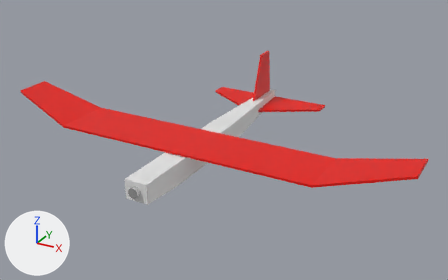
Two versions of the Blender file Art/Aircraft.blend, one commit apart.
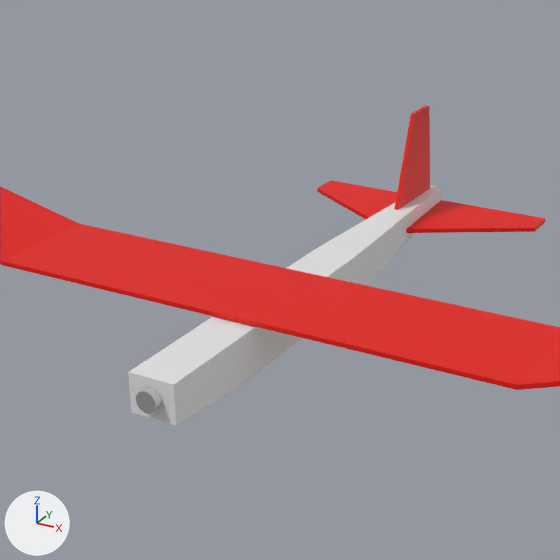
Old and new are each drawn whole from a 50 mm camera at (0.639, -0.988, 0.553) aimed at (0.022, 0.135, -0.008) and again close up on the part from 14% to 74% of the width and 0% to 96% of the height. The lights are fixed; the arrows at lower left show +X, +Y and +Z.

Script lines for the objects in view, before the commit:
```python
me_plane = bpy.data.meshes.new('Plane')
me_plane.from_pydata([(0.9, -4.4, 0.0), (-0.9, -4.4, 0.0), (15.0, 7.5, 0.0), (-15.0, 7.5, 0.0), (15.0, 3.9, 0.0), (-15.0, 3.9, 0.0)], [], [(4, 5, 3, 2), (0, 1, 5, 4)])
me_plane.materials.append(mat_bright)  # red #e70f00
me_plane_001 = bpy.data.meshes.new('Plane.001')
me_plane_001.from_pydata([(0.0, -0.34, 2.84), (0.0, -5.0, -10.0), (0.0, 3.83, 2.84), (0.0, 5.0, -10.0)], [], [(0, 1, 3, 2)])
me_plane_001.materials.append(mat_bright)  # red #e70f00
me_plane_002 = bpy.data.meshes.new('Plane.002')
me_plane_002.from_pydata([(0.0, -6.5, 0.0), (47.0, -1.6, 3.9), (0.0, 6.5, 0.0), (47.0, 6.5, 3.9), (29.6, -6.5, 0.0), (29.6, 6.5, 0.0)], [], [(4, 1, 3, 5), (0, 4, 5, 2)])
me_plane_002.materials.append(mat_bright)  # red #e70f00
ob_horizontal_stab = bpy.data.objects.new('Horizontal Stab', me_plane)
ob_horizontal_stab.location = (0.0, 0.361, -0.005)
ob_horizontal_stab.scale = (0.01, 0.01, 0.01)
_m = ob_horizontal_stab.modifiers.new('Solidify', 'SOLIDIFY')
_m.thickness = 0.5
ob_vertical_stab = bpy.data.objects.new('Vertical Stab', me_plane_001)
ob_vertical_stab.location = (0.0, 0.376, 0.098)
ob_vertical_stab.scale = (0.01, 0.01, 0.01)
_m = ob_vertical_stab.modifiers.new('Solidify', 'SOLIDIFY')
_m.thickness = 0.5
ob_wing = bpy.data.objects.new('Wing', me_plane_002)
ob_wing.location = (0.0, 0.033, 0.024)
ob_wing.scale = (0.01, 0.01, 0.01)
_m = ob_wing.modifiers.new('Solidify', 'SOLIDIFY')
_m.thickness = 0.5
_m = ob_wing.modifiers.new('Mirror', 'MIRROR')
# also in view: 'Fuselage' at (0.0, 0.133, -0.007)
```
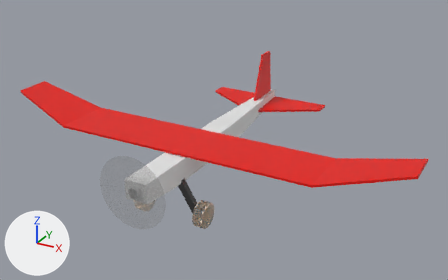
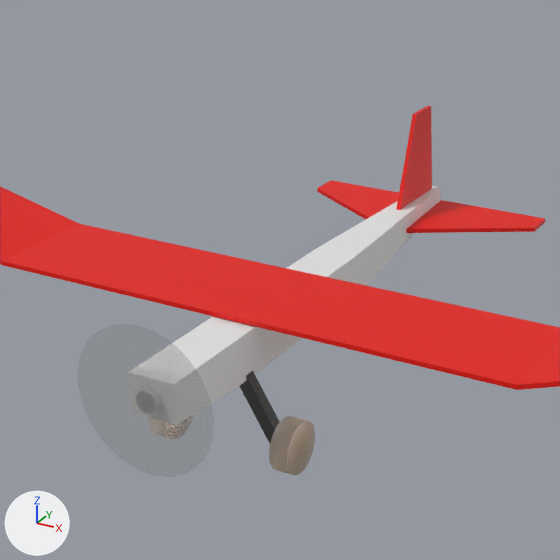
Edits to the bpy script that builds the scene:
```text
Add mat_propeller:
    mat_propeller = principled_material('Propeller')
    mat_propeller.base_color = (0.346, 0.346, 0.346)  # grey #9f9f9f
    mat_propeller.alpha = 0.414
Add mat_landing_gear:
    mat_landing_gear = principled_material('Landing Gear')
    mat_landing_gear.base_color = (0.149, 0.149, 0.149)  # dark grey #6c6c6c
    mat_landing_gear.metallic = 1.0
    mat_landing_gear.roughness = 0.245
    mat_landing_gear.ior = 1.45
    mat_landing_gear.specular_ior_level = 0.495
    mat_landing_gear.transmission_weight = 0.468
Add mat_wheels:
    mat_wheels = principled_material('Wheels')
    mat_wheels.base_color = (0.0372, 0.0372, 0.0372)  # black #363636
    mat_wheels.roughness = 0.859
    mat_wheels.subsurface_weight = 1.0
    mat_wheels.subsurface_scale = 0.227
    mat_wheels.specular_ior_level = 0.159
Add me_circle:
    me_circle.from_pydata(...)  # 33 vertices, 32 faces; spans x -0.0632..0.0632, y 0.0, z -0.0632..0.0632
    me_circle.materials.append(mat_propeller)  # grey #9f9f9f
Add me_cube_001:
    me_cube_001.from_pydata([(-0.0051, -0.0059, -0.0421), (-0.0062, -0.0059, 0.0404), (-0.0051, 0.0059, -0.0421), (-0.0062, 0.0059, 0.0404), (0.0094, -0.0059, -0.0423), (0.0083, -0.0059, 0.0402), (0.0094, 0.0059, -0.0423), (0.0083, 0.0059, 0.0402)], [], [(0, 1, 3, 2), (2, 3, 7, 6), (6, 7, 5, 4), (4, 5, 1, 0), (2, 6, 4, 0), (7, 3, 1, 5)])
    me_cube_001.materials.append(mat_landing_gear)  # dark grey #6c6c6c
Add me_cylinder_001:
    me_cylinder_001.from_pydata(...)  # a 32-sided cylinder along x spanning x -0.0102..0.0102, y -0.0273..0.0273, z -0.0273..0.0273
    me_cylinder_001.polygons.foreach_set('use_smooth', [True] * 34)
    me_cylinder_001.materials.append(mat_wheels)  # black #363636
Change ob_vertical_stab:
    where _m = ob_vertical_stab.modifiers.new('Solidify', 'SOLIDIFY')
    add _m.offset = 0.0
Add ob_propeller:
    ob_propeller = bpy.data.objects.new('Propeller', me_circle)
    ob_propeller.location = (0.0, -0.179, 0.0)
    ob_propeller.scale = (1.19, 1.0, 1.19)
Add ob_landing_gear:
    ob_landing_gear = bpy.data.objects.new('Landing Gear', me_cube_001)
    ob_landing_gear.location = (0.035, -0.044, -0.06)
    ob_landing_gear.rotation_euler = (0.0, -0.53, 0.0)  # degrees (0, -30, 0)
    _m = ob_landing_gear.modifiers.new('Mirror', 'MIRROR')
    _m.mirror_object = ob_centerline
Add ob_centerline:
    ob_centerline = bpy.data.objects.new('Centerline', None)
    ob_centerline.location = (0.0, 0.0, 0.0)
Add ob_wheel:
    ob_wheel = bpy.data.objects.new('Wheel', me_cylinder_001)
    ob_wheel.location = (0.072, -0.043, -0.095)
    _m = ob_wheel.modifiers.new('Mirror', 'MIRROR')
    _m.mirror_object = ob_centerline
```

Pixel boxes [x1, y1, x2, y2] of what changed, in the close-ups (560 x 560 px):
'Propeller', added: after [78, 324, 214, 477]
'Vertical Stab', modifiers changed: before [395, 106, 430, 210]; after [396, 106, 432, 210]
'Wheel', added: after [269, 416, 315, 475]
'Landing Gear', added: after [240, 370, 280, 443]
